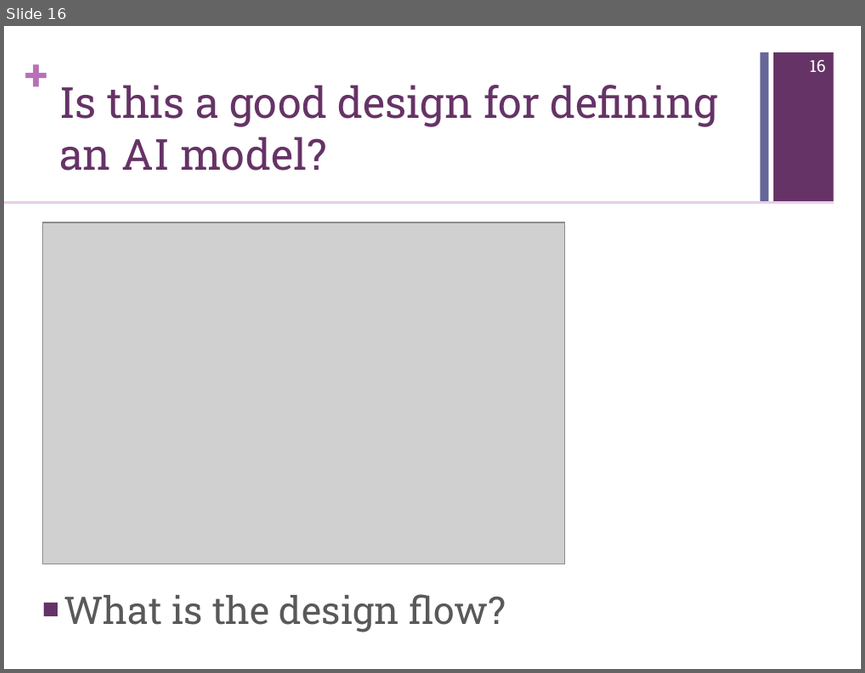
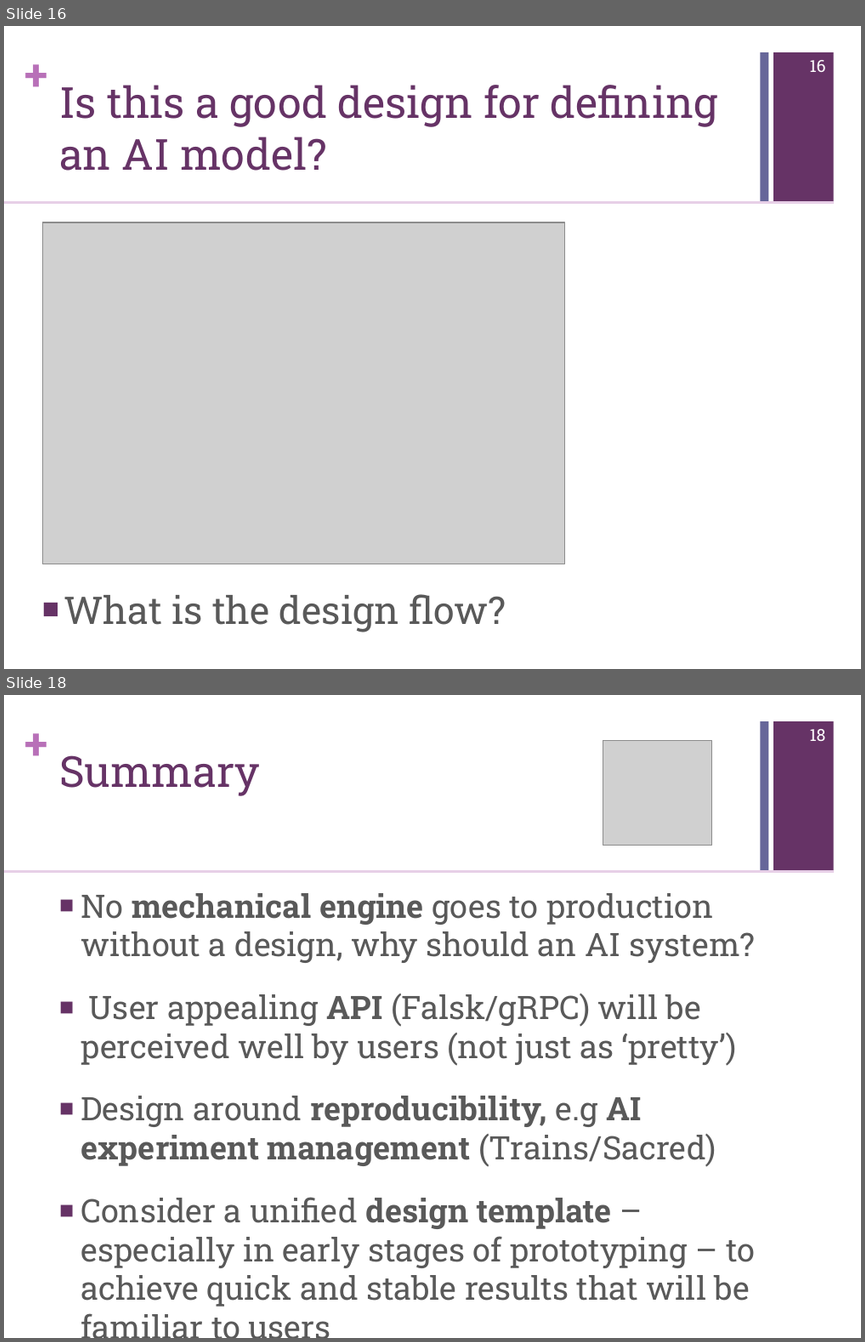
Before and after one commit to paklau99988/skorea, a slide deck: a.pptx. Shown one above the other, each under a label of ours: slide 16 before the commit, slides 16 and 18 after it; the slides between them are not shown. The pictures are 865x673 and 865x1342 pixels, drawn with LibreOffice and Linux fonts; fonts in the diff are those of the drawing; grey boxes stand for pictures. Boxes give left, top, right and bottom in pixels: in the first picture for what was removed or moved away, otherwise in the second. Text is boxed around its words. In the diff, an @@ line names an element or a change of style, - is before the commit and + after.

```diff
--- a/a.pptx
+++ b/a.pptx
@@ slide 18 added at (x1=4, y1=695, x2=861, y2=1338), background #FFFFFF; not listed: 4 template elements that a slide beside it also shows @@
@@ picture added at (x1=603, y1=740, x2=712, y2=845) @@
@@ page number added at (x1=810, y1=729, x2=826, y2=741), 14 pt, text #FFFFFF @@
+18
@@ title added at (x1=59, y1=755, x2=260, y2=796), 36 pt, text #663366 @@
+Summary
@@ text added at (x1=80, y1=893, x2=755, y2=1306), 27.2 pt, text #595959 @@
+■ No mechanical engine goes to production without a design, why should an AI system?
+■ User appealing API (Falsk/gRPC) will be perceived well by users (not just as ‘pretty’)
+■ Design around reproducibility, e.g AI experiment management (Trains/Sacred)
+■ Consider a unified design template – especially in early stages of prototyping – to achieve quick and stable results that will be familiar to users
```
Also in this commit, not shown: 2 slides changed.
